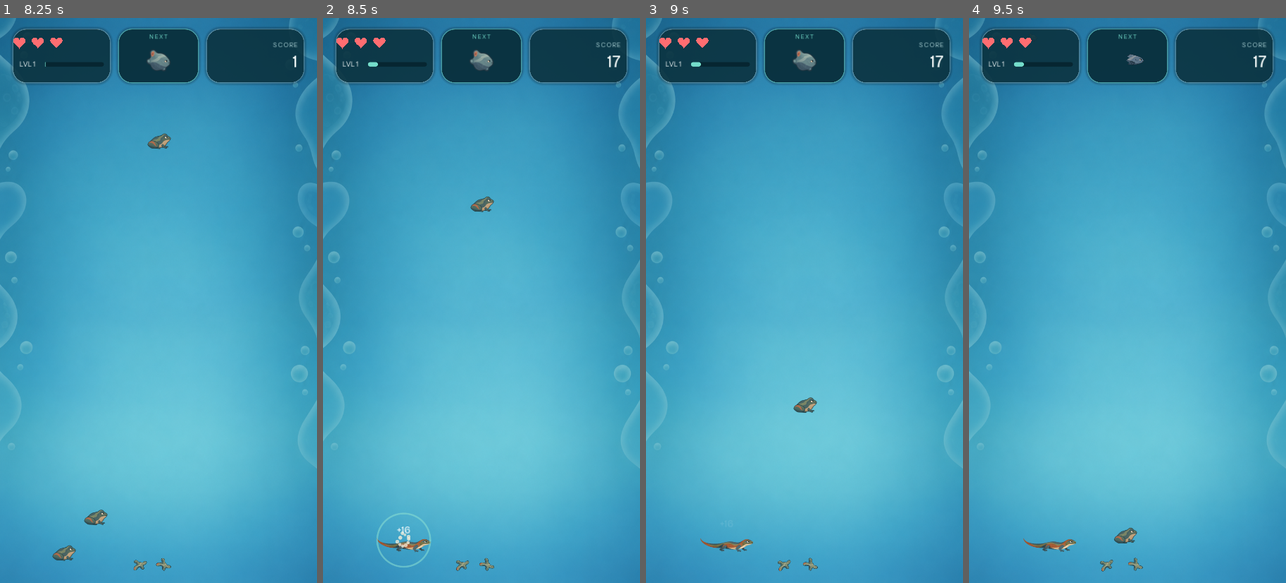
Above: before the commit, frames 1-4 (left to right).
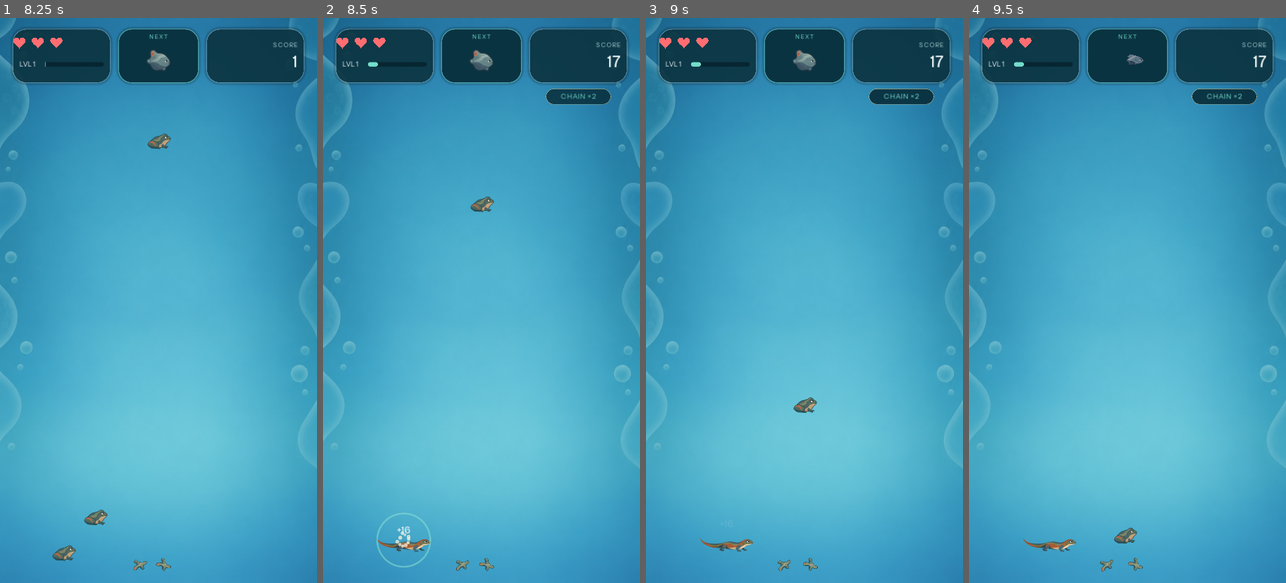
Above: after the commit, the same moments.

Repository: Trend25/Evolution_Game
Game: Godot game, scene res://scenes/Main.tscn
Same seed, same stepped clock (60 frames per second), same inputs: the game is played once before the commit and once after it.
Inputs (mouse positions are in pixels of both pictures, inside the frame that each line leads up to):
- Up to frame 1 (8.25 s): tap Enter at 0.5, 4.25 s; move the mouse to (142, 413) at 0.52 s; click (142, 413) at 0.67 s; tap Space at 1.25, 5.75 s; drag from (253, 385) to (158, 108) at 1.27 s; move the mouse to (63, 215) at 2.02 s; click (63, 215) at 2.17 s; drag from (174, 300) to (63, 215) at 2.77 s; move the mouse to (110, 159) at 3.52 s; click (110, 159) at 3.67 s; drag from (228, 272) to (158, 108) at 4.27 s; move the mouse to (95, 328) at 5.02 s; click (95, 328) at 5.17 s; drag from (190, 176) to (95, 328) at 5.77 s; move the mouse to (142, 413) at 6.52 s; click (142, 413) at 6.67 s; drag from (253, 385) to (158, 108) at 7.27 s; move the mouse to (63, 215) at 8.02 s; click (63, 215) at 8.17 s
- Up to frame 2 (8.5 s): no input
- Up to frame 3 (9 s): drag from (820, 300) to (709, 215) at 8.77 s
- Up to frame 4 (9.5 s): no input

Frame 1 is identical in both runs. In frame 2, 0.6% of the frame differs, in the area x 70-91%, y 12-16%; in frame 3, 0.6%; in frame 4, 0.6%.

Commit message:
feat: add presentation-only merge chain feedback
Adds a purely visual "CHAIN xN" counter with no changes to score,
XP, spawn, bonus probability, or cooldown -- no multiplier is ever
added to the score economy.

- ChainToast (scripts/chain_toast.gd, scenes/ChainToast.tscn),
  instanced in Main.tscn (CanvasLayer, layer=20, same layer as the
  existing LevelUpToast) and positioned under the ScorePanel's
  horizontal center via HUDRoot.compute_panel_layout() -- the same
  approach LevelUpToast already uses -- so it never overlaps that
  toast.
- Listens to the same GameManager.organism_merged signal the merge
  burst/floating score use (no new signal). Only merges with
  score_awarded=true count: fish-part completions (which award no
  score) never increment or reset the chain. A run of score-awarding
  merges within a 2.25s rolling window increments the counter; a gap
  longer than that resets it to 1. Nothing shows on the first merge
  of a chain -- "CHAIN x2", "CHAIN x3", etc. appear from the second
  merge onward, as a small capsule that fades in, holds briefly, and
  fades out.
- Fully resets (counter, active tween, capsule alpha) on both
  GameManager.game_over_ready and GameManager.run_reset, so no stale
  chain state or leftover tween ever survives into the next screen
  or the next run.

Verified via the same real-GL-renderer QA driver: no counter on the
first merge, x2/x3 shown correctly within the window, timeout resets
to 1, counter fully clears on Game Over and stays clear through
Retry, and score/XP calculations are unaffected (delta and
score_changed emit count checked directly).

Co-Authored-By: Claude Sonnet 5 <noreply@anthropic.com>
Claude-Session: https://claude.ai/code/session_01N9tHsh58i3BaywyNuiTqEg

Diff:
--- /dev/null
+++ b/scenes/ChainToast.tscn
@@ -0,0 +1,21 @@
+[gd_scene load_steps=2 format=3]
+
+[ext_resource type="Script" path="res://scripts/chain_toast.gd" id="1_chaintoast"]
+
+[node name="ChainToast" type="CanvasLayer"]
+script = ExtResource("1_chaintoast")
+
+[node name="Capsule" type="Panel" parent="."]
+offset_right = 148.0
+offset_bottom = 36.0
+mouse_filter = 2
+
+[node name="Label" type="Label" parent="Capsule"]
+anchor_left = 0.0
+anchor_top = 0.0
+anchor_right = 1.0
+anchor_bottom = 1.0
+mouse_filter = 2
+horizontal_alignment = 1
+vertical_alignment = 1
+text = "CHAIN ×2"
--- a/scenes/Main.tscn
+++ b/scenes/Main.tscn
@@ -14,6 +14,7 @@
 [ext_resource type="Script" path="res://scripts/level_label.gd" id="12_levellabel"]
 [ext_resource type="Script" path="res://scripts/next_preview.gd" id="13_nextpreview"]
 [ext_resource type="Script" path="res://scripts/merge_feedback_manager.gd" id="14_mergefeedback"]
+[ext_resource type="PackedScene" path="res://scenes/ChainToast.tscn" id="15_chaintoast"]
 
 [sub_resource type="RectangleShape2D" id="RectangleShape2D_wall_left"]
 size = Vector2(20, 1280)
@@ -168,3 +169,6 @@
 
 [node name="LevelUpToast" parent="." instance=ExtResource("8_levelup")]
 layer = 20
+
+[node name="ChainToast" parent="." instance=ExtResource("15_chaintoast")]
+layer = 20
--- /dev/null
+++ b/scripts/chain_toast.gd
@@ -0,0 +1,103 @@
+extends CanvasLayer
+class_name ChainToast
+## ChainToast -- feat: add presentation-only merge chain feedback. SADECE
+## SUNUM amaclidir: skor odulu veren merge'ler ~2.25 saniye icinde art arda
+## gerceklesirse kisa sureli "CHAIN x2" / "CHAIN x3" ... kapsulu gosterir.
+## Skor/XP/spawn/bonus ihtimali/cooldown EKONOMISINE HICBIR sekilde
+## dokunmaz -- hicbir multiplier UYGULAMAZ, yalnizca
+## GameManager.organism_merged sinyalinin (score_awarded=true) ZAMANLAMASINI
+## izler. Balik parca tamamlanmasi (score_awarded=false) hem sayaci
+## ARTIRMAZ hem de mevcut zinciri BOZMAZ/SIFIRLAMAZ -- tamamen yok sayilir.
+##
+## LevelUpToast (level_up_toast.gd) ile AYNI kapsul/tween deseni kullanilir
+## (bu desen zaten bu projede calisir durumda kanitlanmis), ama gorsel
+## cakismayi onlemek icin ScorePanel'in altinda (ekran merkezi x=360 DEGIL)
+## konumlanir -- ayni merkezi HUDRoot.compute_panel_layout() fonksiyonunu
+## kullanir, ayri/catallanmis sabit koordinat YOK.
+
+const CHAIN_WINDOW_SECONDS: float = 2.25
+const FADE_SECONDS: float = 0.25
+const DISPLAY_SECONDS: float = 1.0
+const SLIDE_DISTANCE: float = 6.0
+const CAPSULE_WIDTH: float = 148.0
+const CAPSULE_HEIGHT: float = 36.0
+const CAPSULE_GAP_BELOW_HUD: float = 12.0
+
+@onready var _capsule: Panel = $Capsule
+@onready var _label: Label = $Capsule/Label
+
+var _active_tween: Tween = null
+var _rest_position: Vector2 = Vector2.ZERO
+var _chain_count: int = 0
+var _last_merge_ticks_ms: int = -1
+
+func _ready() -> void:
+	_capsule.add_theme_stylebox_override("panel", HUDTheme.make_toast_capsule_stylebox())
+	HUDTheme.style_label(_label, HUDTheme.make_spaced_variation(HUDTheme.FONT_UI, 1), 16, HUDTheme.MINT_ACCENT)
+	_capsule.modulate.a = 0.0
+	_position_capsule()
+	get_tree().root.size_changed.connect(_position_capsule)
+	GameManager.organism_merged.connect(_on_organism_merged)
+	GameManager.game_over_ready.connect(_on_reset_state)
+	GameManager.run_reset.connect(_on_reset_state)
+
+## ScorePanel'in yatay merkezine hizali, HUD'un hemen altinda -- HUDRoot ile
+## AYNI merkezi compute_panel_layout()'u kullanir (LevelUpToast'un kendi
+## kapsulunu konumlandirma yaklasimiyla birebir ayni), boylece Score paneli
+## genislik/konumu (safe-area) degisirse ikisi asla birbirinden sapmaz.
+func _position_capsule() -> void:
+	var layout: Dictionary = HUDRoot.compute_panel_layout(SafeArea.get_margins())
+	var hud_bottom: float = float(layout.get("top", 20.0)) + float(layout.get("height", 124.0))
+	var score_x: float = float(layout.get("score_x", 468.0))
+	var score_w: float = float(layout.get("score_w", 224.0))
+	var score_center_x: float = score_x + score_w / 2.0
+	_rest_position = Vector2(score_center_x - CAPSULE_WIDTH / 2.0, hud_bottom + CAPSULE_GAP_BELOW_HUD)
+	_capsule.position = _rest_position
+	_capsule.size = Vector2(CAPSULE_WIDTH, CAPSULE_HEIGHT)
+
+## Yalnizca SKOR ODULU VEREN merge'lerde islenir (score_awarded=false ise --
+## balik parca tamamlanmasi -- hicbir sekilde islenmez: ne sayar ne
+## sifirlar). Chain penceresi (CHAIN_WINDOW_SECONDS) disinda gecen sure
+## varsa sayac sessizce 1'den yeniden baslar -- kapsul yalnizca count>=2
+## iken gorunur oldugundan bu, "timeout sonrasi sayac sifirlaniyor"
+## davranisidir (ayri bir Timer node'una gerek yoktur).
+func _on_organism_merged(_position: Vector2, _stage_id: int, _is_bonus: bool, _awarded_score: int, score_awarded: bool) -> void:
+	if not score_awarded:
+		return
+	var now_ms: int = Time.get_ticks_msec()
+	if _last_merge_ticks_ms >= 0 and float(now_ms - _last_merge_ticks_ms) / 1000.0 <= CHAIN_WINDOW_SECONDS:
+		_chain_count += 1
+	else:
+		_chain_count = 1
+	_last_merge_ticks_ms = now_ms
+	if _chain_count >= 2:
+		_show_chain(_chain_count)
+
+func _show_chain(count: int) -> void:
+	if _active_tween != null and _active_tween.is_valid():
+		_active_tween.kill()
+	_label.text = "CHAIN ×%d" % count
+	_capsule.modulate.a = 0.0
+	_capsule.position = _rest_position + Vector2(0.0, SLIDE_DISTANCE)
+	_active_tween = create_tween()
+	_active_tween.set_parallel(true)
+	_active_tween.tween_property(_capsule, "modulate:a", 1.0, FADE_SECONDS)
+	_active_tween.tween_property(_capsule, "position", _rest_position, FADE_SECONDS)
+	_active_tween.chain().tween_interval(DISPLAY_SECONDS)
+	_active_tween.chain().tween_property(_capsule, "modulate:a", 0.0, FADE_SECONDS)
+
+## Game Over VE Retry ("Play again") sonrasinda sayac/tween/kapsul TAMAMEN
+## sifirlanir -- eski bir zincirin kalintisi yeni turda ASLA gorunmez.
+## NOT: bu fonksiyon hem game_over_ready(final_stats: Dictionary) hem de
+## run_reset() (parametresiz) sinyaline BAGLI -- Godot'ta bagli callable'in
+## parametre sayisi sinyalin gonderdigi arguman sayisiyla TAM eslesmezse
+## "Method expected 0 argument(s), but called with 1" hatasiyla cagri hic
+## YAPILMAZ (bulundu: game_over_ready tetiklendiginde bu fonksiyon hicbir
+## zaman calismiyordu, bu yuzden Game Over sonrasi sayac/kapsul temizlenmiyordu).
+## Varsayilan degerli opsiyonel parametre iki sinyal imzasiyla da uyumlu olur.
+func _on_reset_state(_final_stats: Dictionary = {}) -> void:
+	if _active_tween != null and _active_tween.is_valid():
+		_active_tween.kill()
+	_capsule.modulate.a = 0.0
+	_chain_count = 0
+	_last_merge_ticks_ms = -1
